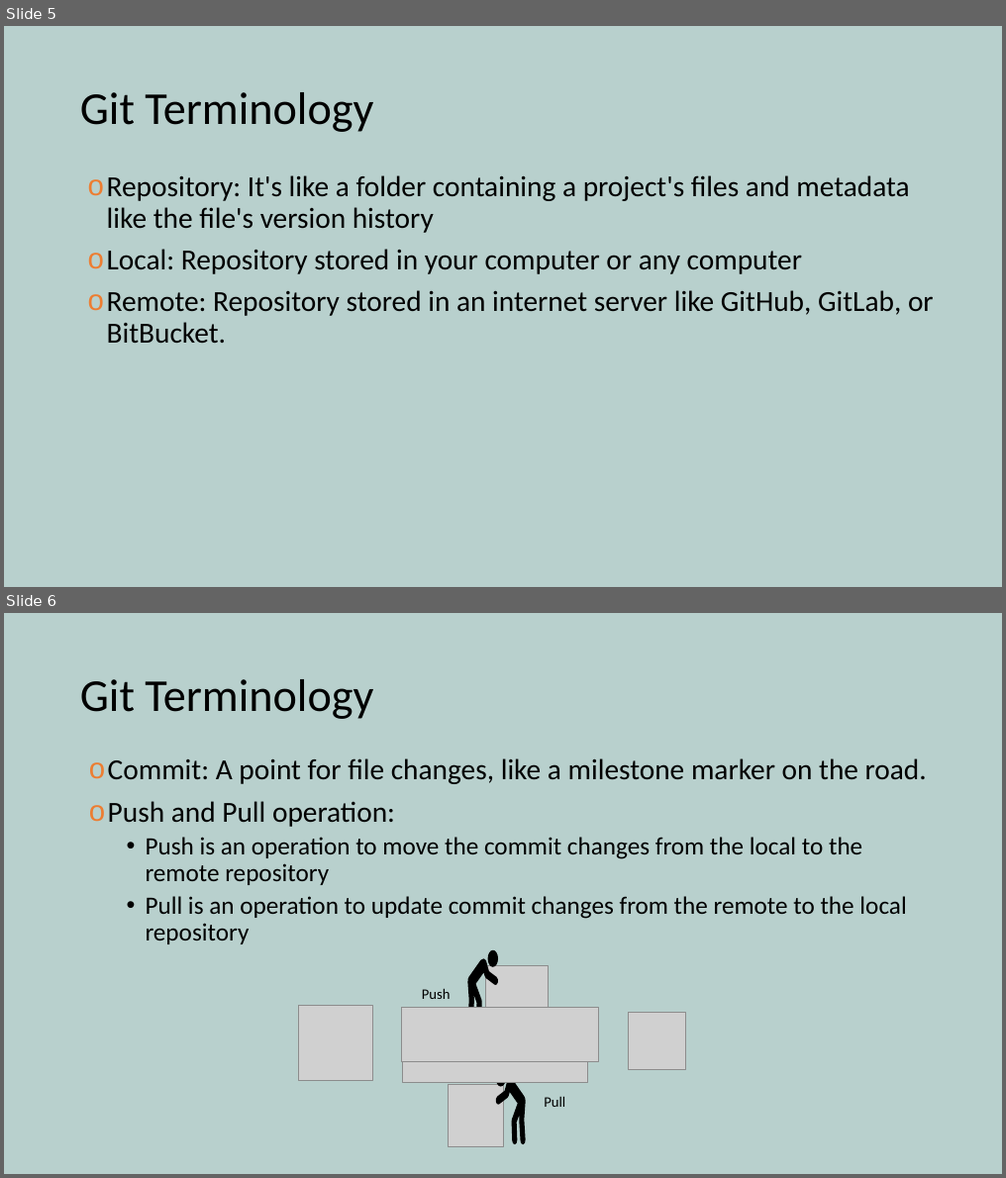
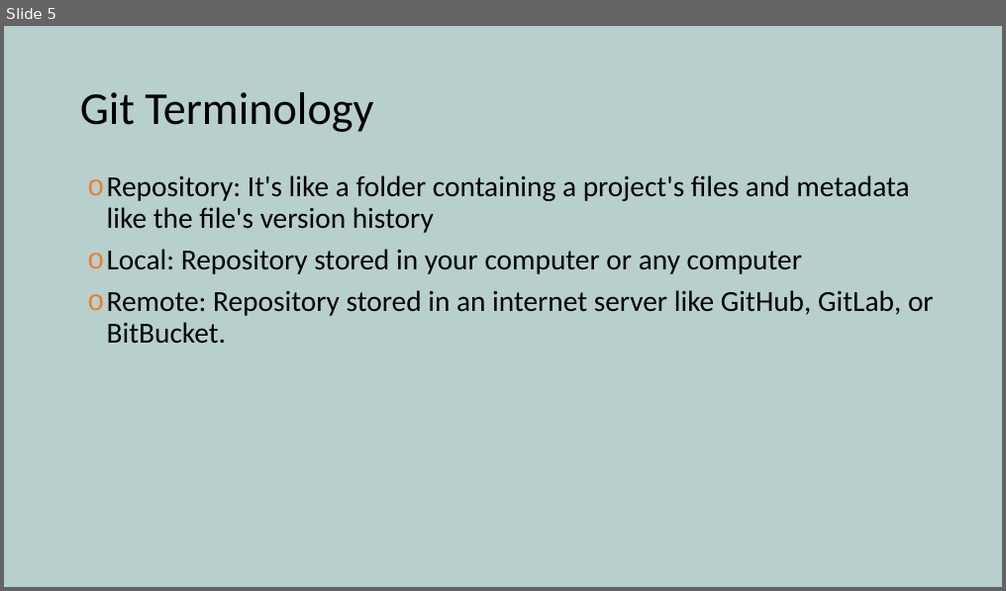
Before and after one commit to yetanothermasterylearning/git, a slide deck: 05. Branch concept/Presentation/Branch concept.pptx. Shown one above the other, each under a label of ours: slides 5 and 6 before the commit, slide 5 after it. The pictures are 1006x1178 and 1006x591 pixels, drawn with LibreOffice and Linux fonts; fonts in the diff are those of the drawing; grey boxes stand for pictures. Boxes give left, top, right and bottom in pixels: in the first picture for what was removed or moved away, otherwise in the second. Text is boxed around its words. In the diff, an @@ line names an element or a change of style, - is before the commit and + after.

```diff
--- a/05. Branch concept/Presentation/Branch concept.pptx
+++ b/05. Branch concept/Presentation/Branch concept.pptx
@@ slide 6 removed at box(4, 613, 1002, 1174), background #B8D0CD @@
@@ title removed at box(80, 679, 373, 719) @@
-Git Terminology
@@ text removed at box(108, 759, 927, 945) @@
-o Commit: A point for file changes, like a milestone marker on the road.
-o Push and Pull operation:
-  • Push is an operation to move the commit changes from the local to the remote repository
-  • Pull is an operation to update commit changes from the remote to the local repository
@@ freeform shape removed at box(468, 959, 498, 1026) @@
@@ picture removed at box(486, 965, 548, 1028) @@
@@ freeform shape removed at box(487, 951, 498, 967) @@
@@ text removed at box(422, 988, 450, 999) @@
-Push
@@ picture removed at box(298, 1005, 373, 1080) @@
@@ picture removed at box(402, 1008, 598, 1061) @@
@@ picture removed at box(628, 1013, 685, 1070) @@
@@ picture removed at box(403, 1029, 588, 1082) @@
@@ picture removed at box(448, 1084, 503, 1147) @@
@@ freeform shape removed at box(496, 1070, 506, 1087) @@
@@ freeform shape removed at box(496, 1078, 526, 1146) @@
@@ text removed at box(544, 1096, 565, 1107) @@
-Pull
```
Also in this commit, not shown: 2 slides added, 19 other files.
